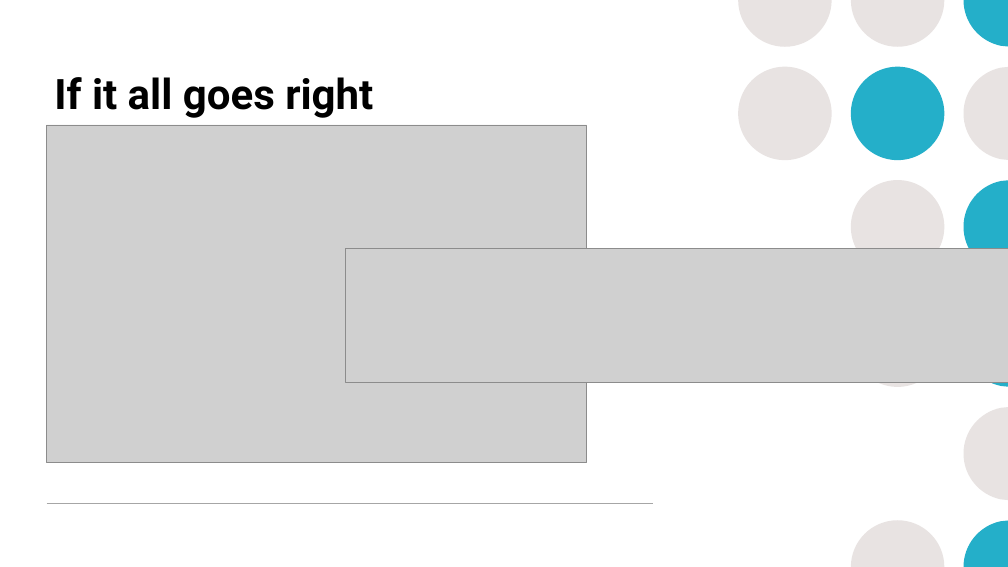
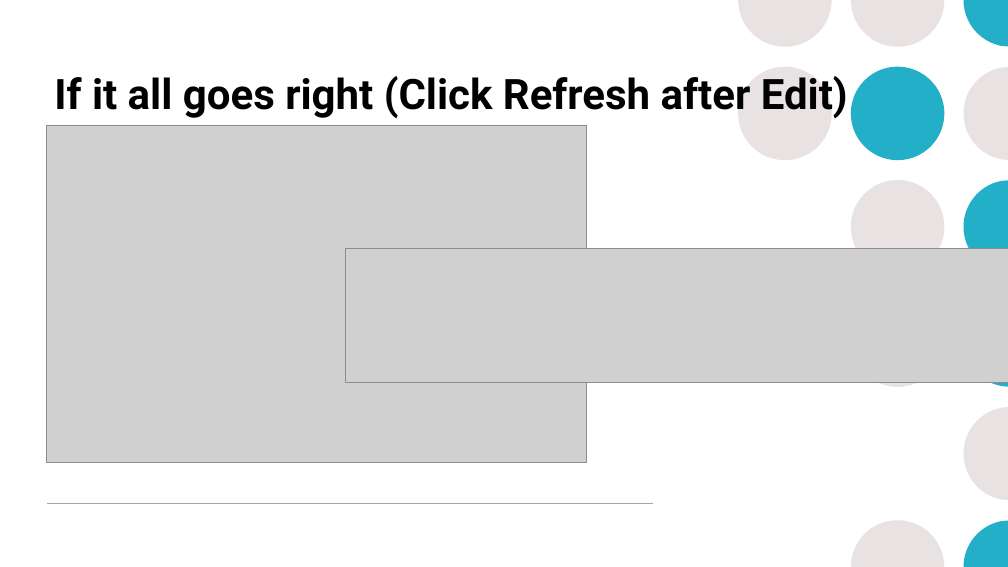
Before and after one commit to mrobbeloth/Lectures, a slide deck: slide 45 of Minecraft/Learning DevOps Through Minecraft.pptx (slide 44 before the commit). Drawn at 1008x567 pixels with LibreOffice and Linux fonts; fonts in the diff are those of the drawing; grey boxes stand for pictures. Boxes give left, top, right and bottom in pixels: in the first picture for what was removed or moved away, otherwise in the second. Text is boxed around its words. In the diff, an @@ line names an element or a change of style, - is before the commit and + after.

Commit message:
Minor edits

```diff
--- a/Minecraft/Learning DevOps Through Minecraft.pptx
+++ b/Minecraft/Learning DevOps Through Minecraft.pptx
@@ title at (x1=54, y1=76, x2=848, y2=118): text changed @@
-If it all goes right
+If it all goes right (Click Refresh after Edit)
```
Also in this commit, not shown: 1 other slide changed, 2 slides added, 1 slide removed.
